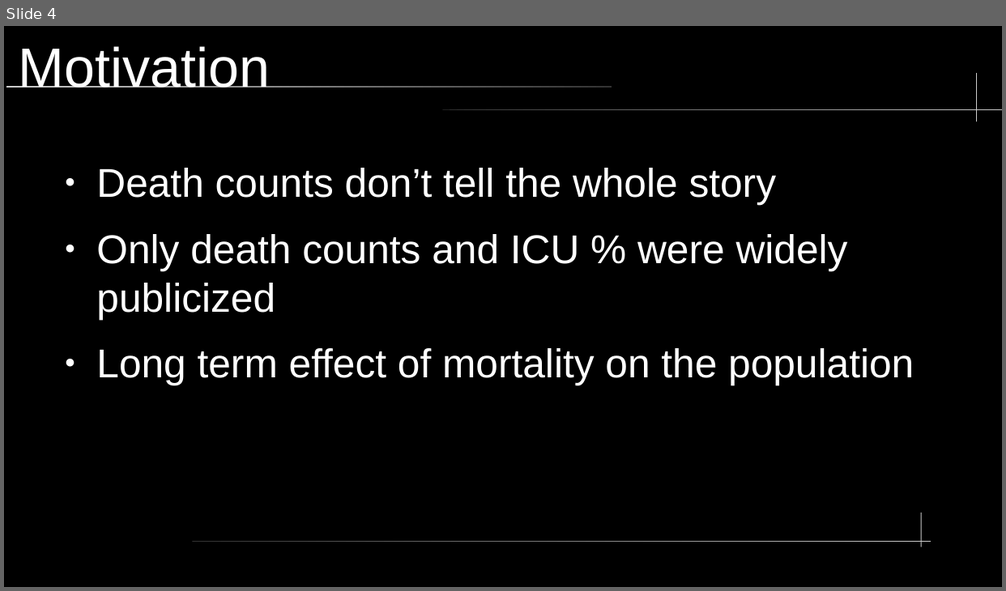
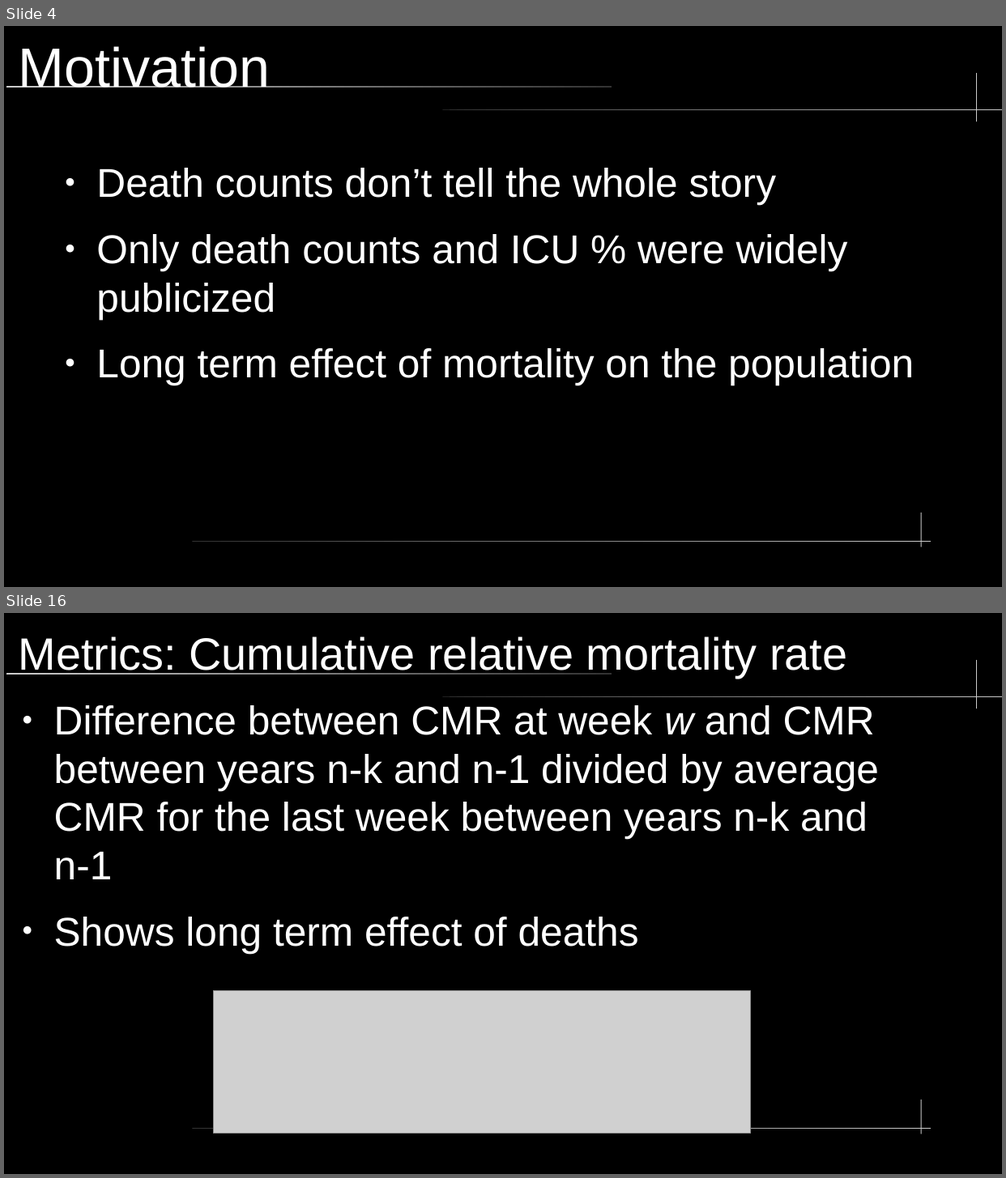
Before and after one commit to dreth/tfm_uc3m, a slide deck: paper/presentation/presentation.odp. Shown one above the other, each under a label of ours: slide 4 before the commit, slides 4 and 16 after it; the slides between them are not shown. The pictures are 1006x591 and 1006x1178 pixels, drawn with LibreOffice and Linux fonts; fonts in the diff are those of the drawing; grey boxes stand for pictures. Boxes give left, top, right and bottom in pixels: in the first picture for what was removed or moved away, otherwise in the second. Text is boxed around its words. In the diff, an @@ line names an element or a change of style, - is before the commit and + after.

```diff
--- a/paper/presentation/presentation.odp
+++ b/paper/presentation/presentation.odp
@@ slide 16 added at box(4, 613, 1002, 1174), background #000000; not listed: 5 template elements that a slide beside it also shows @@
@@ title added at box(19, 636, 847, 678), 36 pt, text #FFFFFF @@
+Metrics: Cumulative relative mortality rate
@@ text added at box(54, 705, 879, 953), 32 pt, text #FFFFFF @@
+● Difference between CMR at week w and CMR between years n-k and n-1 divided by average CMR for the last week between years n-k and n-1
+● Shows long term effect of deaths
@@ picture added at box(213, 991, 751, 1134) @@
```
Also in this commit, not shown: 2 slides changed, 23 other slides added.
